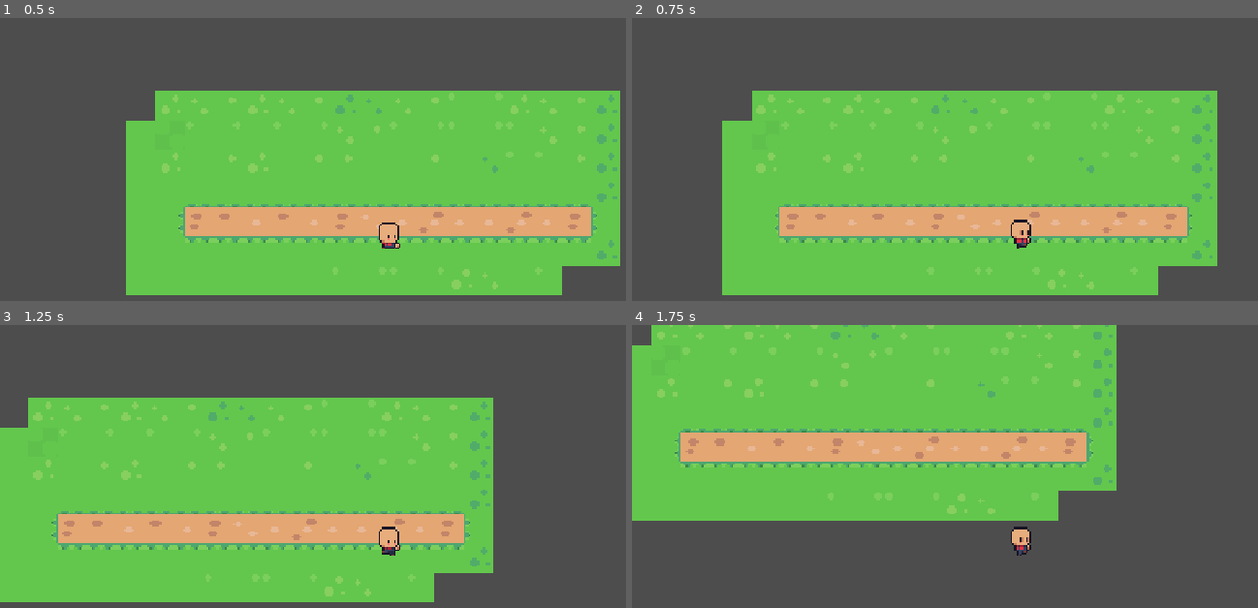
Above: before the commit, frames 1-4 (two rows, left to right).
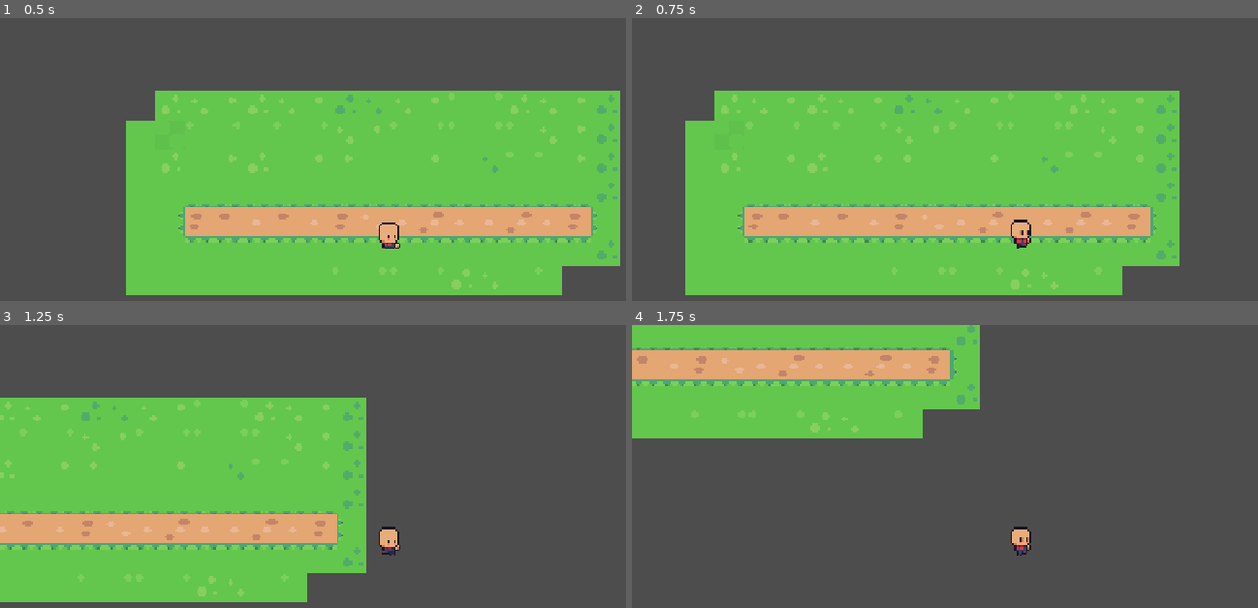
Above: after the commit, the same moments.

Repository: analuizavasconcelos/alquimia-rpg-educacional
Game: Godot game, scene res://scenes/levels/vilarejo.tscn
Same seed, same stepped clock (60 frames per second), same inputs: the game is played once before the commit and once after it.
Inputs:
- Up to frame 1 (0.5 s): no input
- Up to frame 2 (0.75 s): hold Right (ui_right) from 0.53 s (still down)
- Up to frame 3 (1.25 s): keep holding Right (ui_right)
- Up to frame 4 (1.75 s): release Right (ui_right) at 1.28 s; hold Down (ui_down) from 1.28 s (still down)

Frame 1 is identical in both runs. In frame 2, 14% of the frame differs, in the area x 8-94%, y 25-98%; in frame 3, 19%; in frame 4, 40%, in the area x 0-78%, y 0-70%.

Commit message:
Add project structure documentation and update scene references for player assets

Diff:
--- a/scenes/levels/vilarejo.tscn
+++ b/scenes/levels/vilarejo.tscn
@@ -1,10 +1,9 @@
-[gd_scene load_steps=10 format=4 uid="uid://jhadt6prsn74"]
+[gd_scene load_steps=9 format=4 uid="uid://jhadt6prsn74"]
 
-[ext_resource type="PackedScene" uid="uid://cvuhx5et3y5kp" path="res://scenes/player.tscn" id="1_player"]
+[ext_resource type="PackedScene" uid="uid://dd0gdtnbton7m" path="res://scenes/characters/player/player.tscn" id="1_player"]
 [ext_resource type="Texture2D" uid="uid://b4ybtqhd5cc3g" path="res://assets/world/tileset/spr_tileset_sunnysideworld.png" id="2_7hyjw"]
 [ext_resource type="Texture2D" uid="uid://clmhwvee88e7o" path="res://assets/world/tileset/SunnysideWorld_Tileset_V0.1.png" id="2_tileset"]
 [ext_resource type="Texture2D" uid="uid://b17m27vpfxryv" path="res://assets/buildings/tileset/SUNNYSIDE_WORLD_BUILDINGS_V0.01.png" id="3_hb2pj"]
-[ext_resource type="Script" uid="uid://cjcjylksm1exd" path="res://scenes/characters/player/player.gd" id="5_ximjl"]
 
 [sub_resource type="TileSetAtlasSource" id="TileSetAtlasSource_1"]
 texture = ExtResource("2_tileset")
@@ -3065,5 +3064,3 @@
 
 [node name="Player" parent="." instance=ExtResource("1_player")]
 position = Vector2(320, 240)
-script = ExtResource("5_ximjl")
-speed = 100.0
--- a/scenes/player.tscn
+++ b/scenes/player.tscn
@@ -1,6 +1,6 @@
 [gd_scene load_steps=23 format=3 uid="uid://cvuhx5et3y5kp"]
 
-[ext_resource type="Script" path="res://scenes/player.gd" id="1_script"]
+[ext_resource type="Script" uid="uid://cjcjylksm1exd" path="res://scenes/characters/player/player.gd" id="1_script"]
 [ext_resource type="Texture2D" uid="uid://cjg7vljplrrm" path="res://assets/characters/IDLE/base_idle_strip9.png" id="2_idle"]
 [ext_resource type="Texture2D" uid="uid://27x46nmwfh1i" path="res://assets/characters/RUN/base_run_strip8.png" id="3_run"]
 
Not shown, added: ESTRUTURA.md
